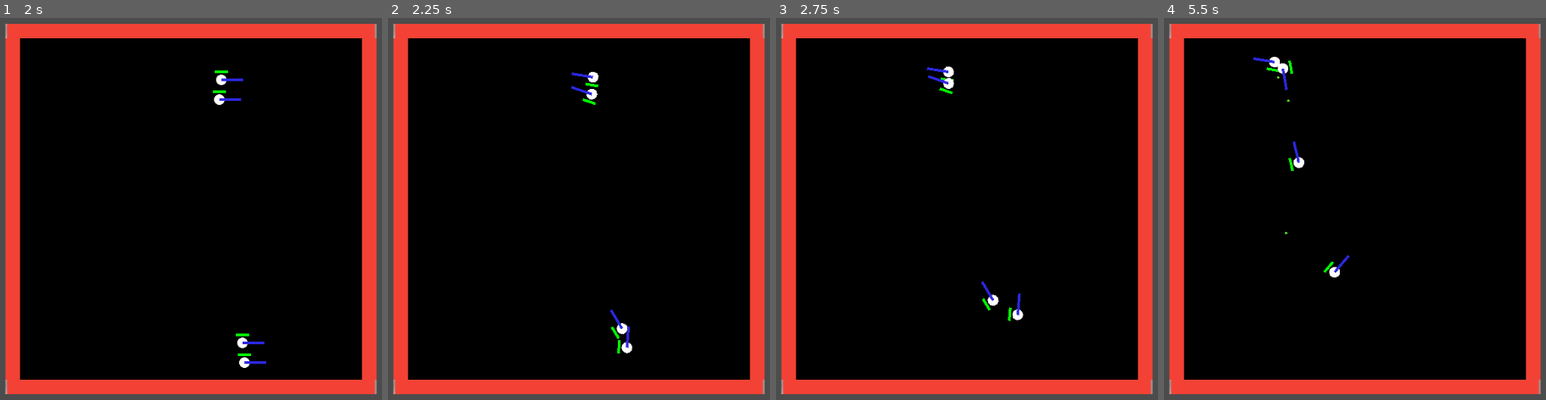
Above: before the commit, frames 1-4 (left to right).
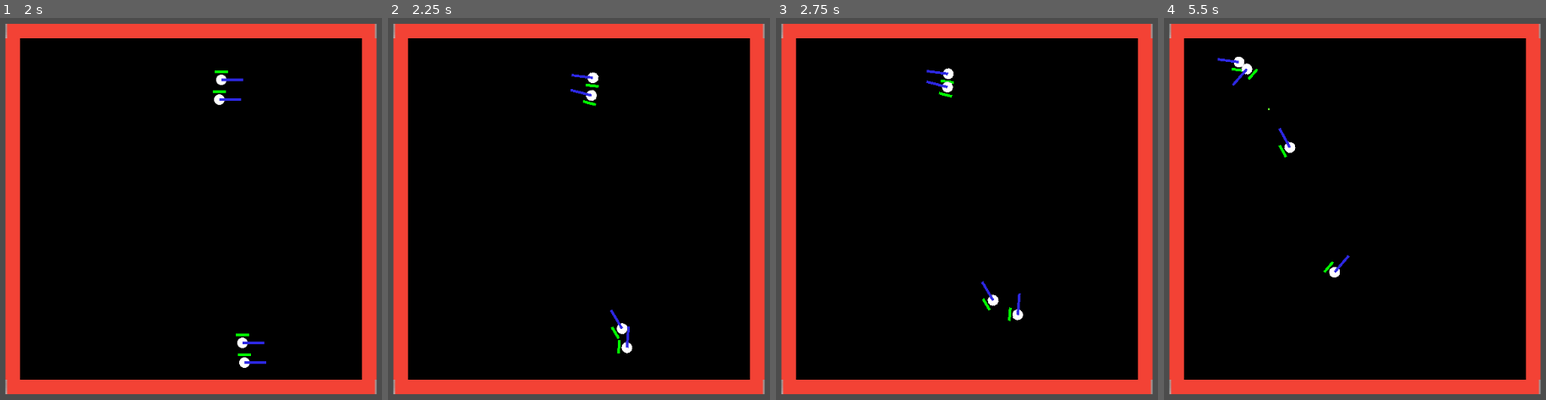
Above: after the commit, the same moments.

Repository: sisipun/CybersportManager
Game: Godot game, scene res://script/ui.tscn
Two runs of this game, one before a commit and one after it. Both use one fixed random seed, a clock stepped at 60 frames per second and the inputs below.
Inputs (mouse positions are in pixels of both pictures, inside the frame that each line leads up to):
- Up to frame 1 (2 s): tap Enter at 0.5 s; click (191, 209) at 0.67 s; tap Space at 1.25 s; move the mouse to (57, 228) at 1.27 s; click (57, 228) at 1.42 s
- Up to frame 2 (2.25 s): move the mouse to (647, 121) at 2.02 s; click (647, 121) at 2.17 s
- Up to frame 3 (2.75 s): no input
- Up to frame 4 (5.5 s): move the mouse to (1320, 289) at 2.77 s; click (1320, 289) at 2.92 s; move the mouse to (outside the picture) at 3.52 s; click (outside the picture) at 3.67 s; move the mouse to (outside the picture) at 4.27 s; click (outside the picture) at 4.42 s; tap Enter at 5 s; move the mouse to (1389, 209) at 5.02 s; click (1389, 209) at 5.17 s

Frame 1 is identical in both runs. In frame 2, 0.2% of the frame differs, in the area x 47-56%, y 13-24%; in frame 3, 0.3%; in frame 4, 0.8%, in the area x 13-37%, y 10-57%.
Error before the commit: Invalid get index '0' (on base: 'Dictionary'). (res://script/tactical_fps/match/map/tactical_fps_map.gd:41)
Error after the commit: Invalid get index '0' (on base: 'Dictionary'). (res://script/tactical_fps/match/map/tactical_fps_map.gd:42)

Commit message:
TeamController instead of PlayerController

Diff:
--- a/game/project.godot
+++ b/game/project.godot
@@ -24,11 +24,6 @@
 "language": "GDScript",
 "path": "res://script/base/match/player/base_player.gd"
 }, {
-"base": "Node",
-"class": "BasePlayerController",
-"language": "GDScript",
-"path": "res://script/base/match/player/base_player_controller.gd"
-}, {
 "base": "RayCast2D",
 "class": "BasePlayerVision",
 "language": "GDScript",
@@ -38,6 +33,11 @@
 "class": "BaseStartingPosition",
 "language": "GDScript",
 "path": "res://script/base/match/map/base_starting_position.gd"
+}, {
+"base": "Node",
+"class": "BaseTeamController",
+"language": "GDScript",
+"path": "res://script/base/match/player/base_team_controller.gd"
 }, {
 "base": "Node",
 "class": "Discipline",
@@ -89,11 +89,6 @@
 "language": "GDScript",
 "path": "res://script/tactical_fps/match/player/tactical_fps_player.gd"
 }, {
-"base": "BasePlayerController",
-"class": "TacticalFpsPlayerController",
-"language": "GDScript",
-"path": "res://script/tactical_fps/match/player/tactical_fps_player_controller.gd"
-}, {
 "base": "BaseStartingPosition",
 "class": "TacticalFpsStartingPosition",
 "language": "GDScript",
@@ -103,6 +98,11 @@
 "class": "TacticalFpsTeam",
 "language": "GDScript",
 "path": "res://script/tactical_fps/match/tactical_fps_team.gd"
+}, {
+"base": "BaseTeamController",
+"class": "TacticalFpsTeamController",
+"language": "GDScript",
+"path": "res://script/tactical_fps/match/player/tactical_fps_team_controller.gd"
 }, {
 "base": "Sprite",
 "class": "TacticalFpsWeapon",
@@ -123,9 +123,9 @@
 "BaseMap": "",
 "BaseMatch": "",
 "BasePlayer": "",
-"BasePlayerController": "",
 "BasePlayerVision": "",
 "BaseStartingPosition": "",
+"BaseTeamController": "",
 "Discipline": "",
 "HealthBar": "",
 "OrganizationModel": "",
@@ -136,9 +136,9 @@
 "TacticalFpsMatch": "",
 "TacticalFpsPlantZone": "",
 "TacticalFpsPlayer": "",
-"TacticalFpsPlayerController": "",
 "TacticalFpsStartingPosition": "",
 "TacticalFpsTeam": "",
+"TacticalFpsTeamController": "",
 "TacticalFpsWeapon": "",
 "TeamModel": "",
 "TeamSummaryModel": ""
--- a/game/script/base/match/base_match.gd
+++ b/game/script/base/match/base_match.gd
@@ -6,8 +6,8 @@
 signal end_match(winner)
 
 
-export (NodePath) onready var _map = get_node(_map) as BaseMap
-export (PackedScene) var _player_controller_scene: PackedScene = null
+export (NodePath) onready var map = get_node(map) as BaseMap
+export (PackedScene) var _team_controller_scene: PackedScene = null
 export (PackedScene) var _player_scene: PackedScene = null
 
 var _team_players_count: int = -1
@@ -19,12 +19,11 @@
 	_teams = teams
 	_team_players_count = team_players_count
 	for team in teams:
-		var controller: BasePlayerController = _player_controller_scene.instance()
-		controller.init(team)
+		# Can use BaseTeamController because of circylar dependency
+		var controller: Node = _team_controller_scene.instance()
+		controller.init(team, self)
 		add_child(controller)
 		_team_controllers[team] = controller
-
-	start()
 
 
 func start() -> void:
@@ -33,4 +32,4 @@
 
 func _process(_delta: float) -> void:
 	for controller in _team_controllers.values():
-		controller.process(_map)
+		controller.process()
--- a/game/script/base/match/base_match.tscn
+++ b/game/script/base/match/base_match.tscn
@@ -2,13 +2,13 @@
 
 [ext_resource path="res://script/base/match/map/base_map.tscn" type="PackedScene" id=1]
 [ext_resource path="res://script/base/match/base_match.gd" type="Script" id=2]
-[ext_resource path="res://script/base/match/player/base_player_controller.tscn" type="PackedScene" id=3]
+[ext_resource path="res://script/base/match/player/base_team_controller.tscn" type="PackedScene" id=3]
 [ext_resource path="res://script/base/match/player/base_player.tscn" type="PackedScene" id=4]
 
 [node name="Match" type="Node2D"]
 script = ExtResource( 2 )
-_map = NodePath("Map")
-_player_controller_scene = ExtResource( 3 )
+map = NodePath("Map")
+_team_controller_scene = ExtResource( 3 )
 _player_scene = ExtResource( 4 )
 
 [node name="Map" parent="." instance=ExtResource( 1 )]
--- a/game/script/base/match/map/base_map.gd
+++ b/game/script/base/match/map/base_map.gd
@@ -24,6 +24,13 @@
 	return Vector2.ZERO
 
 
+func get_team_players(team: int) -> Array:
+	if team < _players.size():
+		return _players[team]
+	else:
+		return []
+
+
 func clear() -> void:
 	for team_players in _players.values():
 		for player in team_players:
@@ -31,12 +38,5 @@
 	_players.clear()
 
 
-func get_team_players(team: int) -> Array:
-	if team < _players.size():
-		return _players[team]
-	else:
-		return []
-
-
 func _on_player_dead(_player: BasePlayer) -> void:
 	pass
--- a/game/script/base/match/player/base_player.gd
+++ b/game/script/base/match/player/base_player.gd
@@ -18,12 +18,6 @@
 var health: float = 0.0
 
 
-func init(_team: int, _player_number: int) -> void:
-	self.team = _team
-	self.player_number = _player_number
-	self.health = _max_health
-
-
 func _ready() -> void:
 	assert(_vision.connect("player_detected", self, "_on_player_detected") == OK)
 	_health_bar.init(_max_health)
@@ -39,6 +33,12 @@
 	_navigation_agent.set_velocity(_velocity)
 	_velocity = move_and_slide(_velocity)
 	rotation = _velocity.angle()
+
+
+func init(_team: int, _player_number: int) -> void:
+	self.team = _team
+	self.player_number = _player_number
+	self.health = _max_health
 
 
 func to_map_coordinates(global_position: Vector2) -> Vector2:
--- a/game/script/base/match/player/base_player_controller.gd
+++ /dev/null
@@ -1,17 +0,0 @@
-class_name BasePlayerController
-extends Node
-
-
-var team: int = -1
-
-
-func init(_team: int) -> void:
-	self.team = _team
-
-
-func before_start(_map: BaseMap) -> void:
-	pass
-
-
-func process(_map: BaseMap) -> void:
-	pass
--- a/game/script/base/match/player/base_player_controller.tscn
+++ /dev/null
@@ -1,6 +0,0 @@
-[gd_scene load_steps=2 format=2]
-
-[ext_resource path="res://script/base/match/player/base_player_controller.gd" type="Script" id=1]
-
-[node name="PlayerController" type="Node"]
-script = ExtResource( 1 )
--- /dev/null
+++ b/game/script/base/match/player/base_team_controller.gd
@@ -0,0 +1,19 @@
+class_name BaseTeamController
+extends Node
+
+
+var _team: int = -1
+var _current_match: BaseMatch = null
+
+
+func init(team: int, current_match: BaseMatch) -> void:
+	self._team = team
+	self._current_match = current_match
+
+
+func before_start() -> void:
+	pass
+
+
+func process() -> void:
+	pass
--- /dev/null
+++ b/game/script/base/match/player/base_team_controller.tscn
@@ -0,0 +1,6 @@
+[gd_scene load_steps=2 format=2]
+
+[ext_resource path="res://script/base/match/player/base_team_controller.gd" type="Script" id=1]
+
+[node name="TeamController" type="Node"]
+script = ExtResource( 1 )
--- a/game/script/tactical_fps/match/map/instance/tactical_fps_map_simple.tscn
+++ b/game/script/tactical_fps/match/map/instance/tactical_fps_map_simple.tscn
@@ -45,7 +45,7 @@
 scale = Vector2( 2, 2 )
 
 [node name="ZoneB" parent="." index="10" instance=ExtResource( 2 )]
-position = Vector2( -122, -223 )
+position = Vector2( 170, -210 )
 scale = Vector2( 2, 2 )
 
 [connection signal="body_exited" from="." to="." method="_on_body_exited"]
--- a/game/script/tactical_fps/match/map/tactical_fps_map.gd
+++ b/game/script/tactical_fps/match/map/tactical_fps_map.gd
@@ -36,6 +36,7 @@
 		emit_signal("team_dead", player.team)
 
 
+# TODO Method for test proposal. Remove later
 func _on_input_event(_viewport: Node, event: InputEvent, _shape_idx: int) -> void:
 	if event is InputEventMouseButton and event.is_pressed():
 		_players[0][0].move_to(event.position)
--- a/game/script/tactical_fps/match/player/tactical_fps_player_controller.gd
+++ /dev/null
@@ -1,18 +0,0 @@
-class_name TacticalFpsPlayerController
-extends BasePlayerController
-
-
-var target_plant_zone: TacticalFpsPlantZone = null
-
-
-func start_round(map: BaseMap) -> void:
-	var tactical_fps_map: TacticalFpsMap = map as TacticalFpsMap
-	target_plant_zone = tactical_fps_map.plant_zones[randi() % len(tactical_fps_map.plant_zones)]
-	var players: Array = map.get_team_players(team)
-	for player in players:
-		var tactical_fps_player: TacticalFpsPlayer = player as TacticalFpsPlayer
-		tactical_fps_player.move_to(target_plant_zone.global_position)
-
-
-func end_round() -> void:
-	target_plant_zone = null
--- a/game/script/tactical_fps/match/player/tactical_fps_player_controller.tscn
+++ /dev/null
@@ -1,7 +0,0 @@
-[gd_scene load_steps=3 format=2]
-
-[ext_resource path="res://script/tactical_fps/match/player/tactical_fps_player_controller.gd" type="Script" id=1]
-[ext_resource path="res://script/base/match/player/base_player_controller.tscn" type="PackedScene" id=2]
-
-[node name="PlayerController" instance=ExtResource( 2 )]
-script = ExtResource( 1 )
--- /dev/null
+++ b/game/script/tactical_fps/match/player/tactical_fps_team_controller.gd
@@ -0,0 +1,18 @@
+class_name TacticalFpsTeamController
+extends BaseTeamController
+
+
+var _target_plant_zone: TacticalFpsPlantZone = null
+
+
+func start_round() -> void:
+	var tactical_fps_map: TacticalFpsMap = _current_match.map as TacticalFpsMap
+	_target_plant_zone = tactical_fps_map.plant_zones[randi() % len(tactical_fps_map.plant_zones)]
+	var players: Array = tactical_fps_map.get_team_players(_team)
+	for player in players:
+		var tactical_fps_player: TacticalFpsPlayer = player as TacticalFpsPlayer
+		tactical_fps_player.move_to(_target_plant_zone.global_position)
+
+
+func end_round() -> void:
+	_target_plant_zone = null
--- /dev/null
+++ b/game/script/tactical_fps/match/player/tactical_fps_team_controller.tscn
@@ -0,0 +1,7 @@
+[gd_scene load_steps=3 format=2]
+
+[ext_resource path="res://script/tactical_fps/match/player/tactical_fps_team_controller.gd" type="Script" id=1]
+[ext_resource path="res://script/base/match/player/base_team_controller.tscn" type="PackedScene" id=2]
+
+[node name="TeamController" instance=ExtResource( 2 )]
+script = ExtResource( 1 )
--- a/game/script/tactical_fps/match/tactical_fps_match.gd
+++ b/game/script/tactical_fps/match/tactical_fps_match.gd
@@ -46,13 +46,14 @@
 	_end_round_timer.connect("timeout", self, "_on_end_round_timer_timeout")
 
 	init(TacticalFpsTeam.Side.values(), 2)
+	start()
 
 
 func init(teams: Array, team_players_count: int) -> void:
 	.init(teams, team_players_count)
 	for team in teams:
 		_score[team] = 0
-	_map.connect("team_dead", self, "_on_team_dead")
+	map.connect("team_dead", self, "_on_team_dead")
 
 
 func start() -> void:
@@ -65,9 +66,9 @@
 		for i in range(_team_players_count):
 			var player: BasePlayer = _player_scene.instance()
 			player.init(team, i)
-			_map.add_player(player)
+			map.add_player(player)
 	for controller in _team_controllers.values():
-		controller.start_round(_map)
+		controller.start_round()
 	_round_timer.start()
 	_state = State.ROUND_IN_PROGRESS
 
@@ -97,7 +98,7 @@
 
 
 func _on_end_round_timer_timeout() -> void:
-	_map.clear()
+	map.clear()
 	_state = State.ROUND_STARTING
 	_start_round_timer.start()
 
--- a/game/script/tactical_fps/match/tactical_fps_match.tscn
+++ b/game/script/tactical_fps/match/tactical_fps_match.tscn
@@ -2,13 +2,13 @@
 
 [ext_resource path="res://script/tactical_fps/match/player/tactical_fps_player.tscn" type="PackedScene" id=1]
 [ext_resource path="res://script/tactical_fps/match/map/instance/tactical_fps_map_simple.tscn" type="PackedScene" id=2]
-[ext_resource path="res://script/tactical_fps/match/player/tactical_fps_player_controller.tscn" type="PackedScene" id=3]
+[ext_resource path="res://script/tactical_fps/match/player/tactical_fps_team_controller.tscn" type="PackedScene" id=3]
 [ext_resource path="res://script/tactical_fps/match/tactical_fps_match.gd" type="Script" id=4]
 
 [node name="Match" type="Node2D"]
 script = ExtResource( 4 )
-_map = NodePath("Map")
-_player_controller_scene = ExtResource( 3 )
+map = NodePath("Map")
+_team_controller_scene = ExtResource( 3 )
 _player_scene = ExtResource( 1 )
 _round_timer = NodePath("RoundTimer")
 _bomb_timer = NodePath("BombTimer")
--- a/game/script/tactical_fps/match/weapon/tactical_fps_bullet.gd
+++ b/game/script/tactical_fps/match/weapon/tactical_fps_bullet.gd
@@ -9,6 +9,12 @@
 var _speed: float = 0.0
 
 
+func _physics_process(delta: float) -> void:
+	var collision: KinematicCollision2D = move_and_collide(_direction * _speed * delta)
+	if collision:
+		_on_collision(collision.collider)
+
+
 func init(
 	weapon: TacticalFpsWeapon,
 	position: Vector2,
@@ -17,16 +23,11 @@
 	speed: float
 ) -> void:
 	self._weapon = weapon
+	self._player = weapon.player
 	self._direction = direction.normalized()
 	self._power = power
 	self._speed = speed
 	self.position = position
-
-
-func _physics_process(delta: float) -> void:
-	var collision: KinematicCollision2D = move_and_collide(_direction * _speed * delta)
-	if collision:
-		_on_collision(collision.collider)
 
 
 func _on_collision(collider: CollisionObject2D) -> void:
--- a/game/script/tactical_fps/match/weapon/tactical_fps_weapon.gd
+++ b/game/script/tactical_fps/match/weapon/tactical_fps_weapon.gd
@@ -13,7 +13,7 @@
 export (float) var _rate_of_fire: float = 300.0
 
 var player: BasePlayer = null
-var can_shoot: bool = true
+var _can_shoot: bool = true
 
 
 func _ready() -> void:
@@ -28,7 +28,7 @@
 
 
 func shoot() -> void:
-	if !can_shoot:
+	if !_can_shoot:
 		return
 
 	var bullet = _bullet_scene.instance()
@@ -40,7 +40,7 @@
 		_bullet_power,
 		_bullet_speed
 	)
-	can_shoot = false
+	_can_shoot = false
 	_bullet_spawn_timer.start()
 
 
@@ -49,4 +49,4 @@
 
 
 func _on_bullet_spawn_timer_timeout() -> void:
-	can_shoot = true
+	_can_shoot = true
